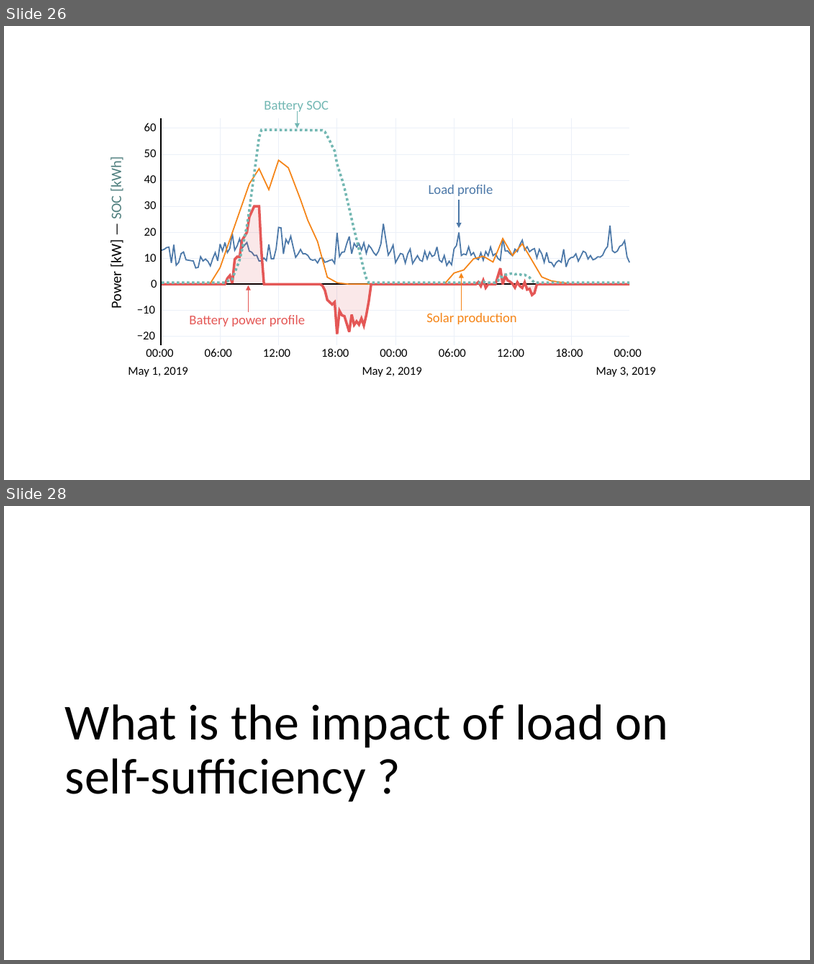
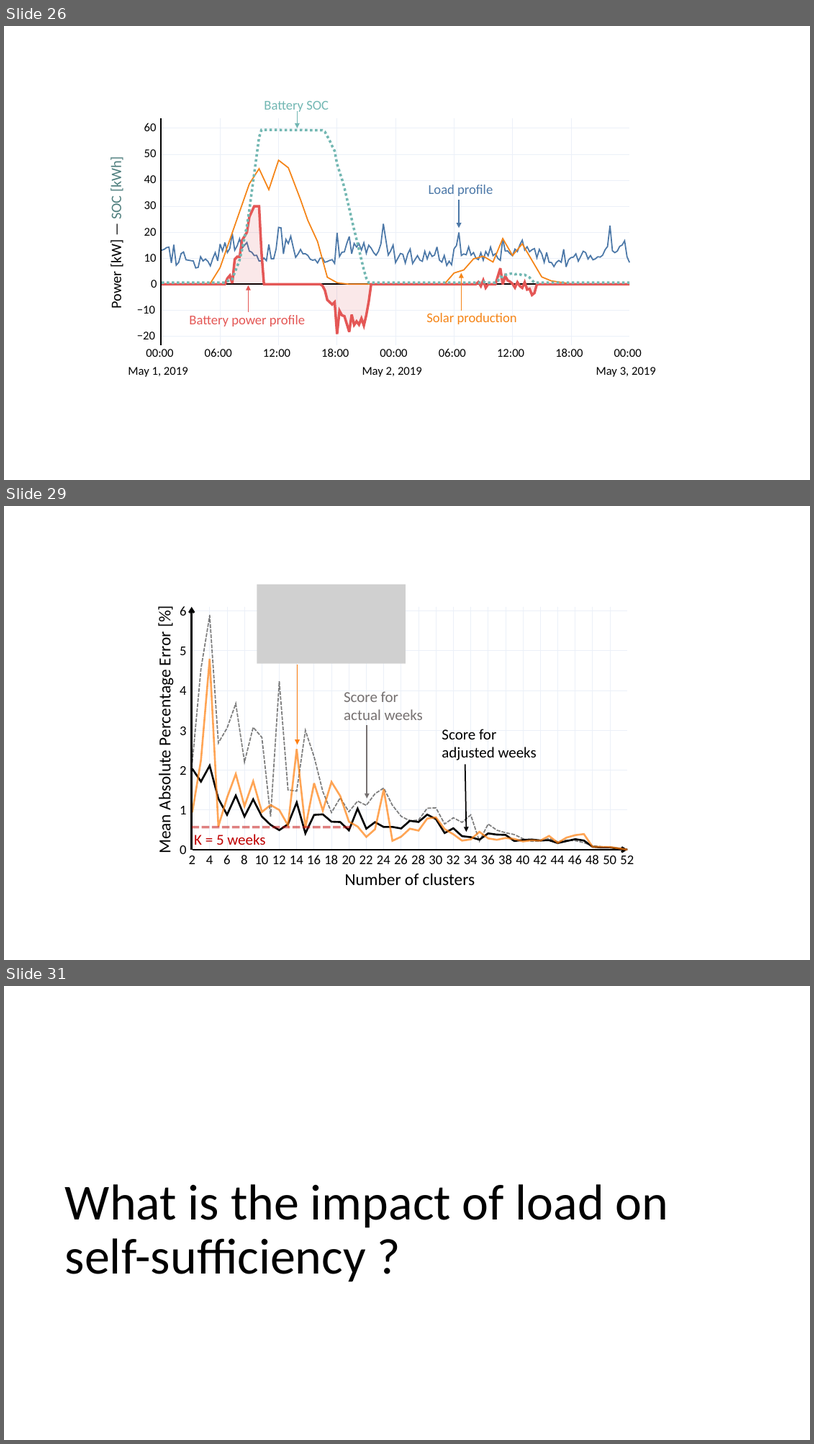
Before and after one commit to Jonathan56/supplementary_thesis, a slide deck: figures.pptx. Shown one above the other, each under a label of ours: slides 26 and 28 before the commit, slides 26, 29 and 31 after it; the slides between them are not shown. The pictures are 814x964 and 814x1444 pixels, drawn with LibreOffice and Linux fonts; fonts in the diff are those of the drawing; grey boxes stand for pictures. Boxes give left, top, right and bottom in pixels: in the first picture for what was removed or moved away, otherwise in the second. Text is boxed around its words. In the diff, an @@ line names an element or a change of style, - is before the commit and + after.

```diff
--- a/figures.pptx
+++ b/figures.pptx
@@ slide 29 added at box(4, 506, 810, 960), background #FFFFFF @@
@@ freeform shape added at box(155, 576, 156, 576), fill #000000 @@
@@ picture added at box(257, 584, 406, 663) @@
@@ group added at box(180, 606, 186, 854): 7 texts @@
+0
+1
+2
+3
+4
+5
+6
@@ freeform shape added at box(191, 607, 192, 849), outline #000000 2.25 pt @@
@@ group added at box(192, 607, 628, 849): 30 freeform shapes @@
@@ text added at box(154, 634, 175, 852), 20 pt, text #000000 @@
+Mean Absolute Percentage Error [%]
@@ freeform shape added at box(192, 615, 628, 849), outline #000000 1.5 pt dashed @@
@@ freeform shape added at box(192, 659, 628, 849), outline #FF7F0E 2.25 pt @@
@@ arrow added from (298, 664) to (298, 744), #FF7F0E 1.5 pt @@
@@ text added at box(344, 691, 423, 720), 18 pt, text #767171 @@
+Score for
+actual weeks
@@ arrow added from (367, 725) to (367, 798), #767171 1.5 pt @@
@@ text added at box(442, 728, 537, 760), 18 pt, text #000000 @@
+Score for
+adjusted weeks
@@ arrow added from (466, 764) to (467, 831), #000000 1.5 pt @@
@@ freeform shape added at box(192, 765, 628, 849), outline #000000 2.25 pt @@
@@ line added from (191, 826) to (354, 826), #C00000 3 pt dashed @@
@@ freeform shape added at box(192, 849, 628, 850), fill #000000, outline #000000 2.25 pt @@
@@ text added at box(194, 834, 265, 844), 18 pt, text #C00000 @@
+K = 5 weeks
@@ text added at box(345, 872, 475, 885), 20 pt, text #000000 @@
+Number of clusters
@@ group added at box(189, 854, 634, 864): 26 texts @@
+2
+4
+6
+8
+10
+12
+14
+16
+18
+20
+22
+24
+26
+28
+30
+32
+34
+36
+38
+40
+42
+44
+46
+48
+50
+52
@@ what was slide 28 is now slide 31 @@
```
Also in this commit, not shown: 4 slides changed, 2 other slides added, 12 other files.
